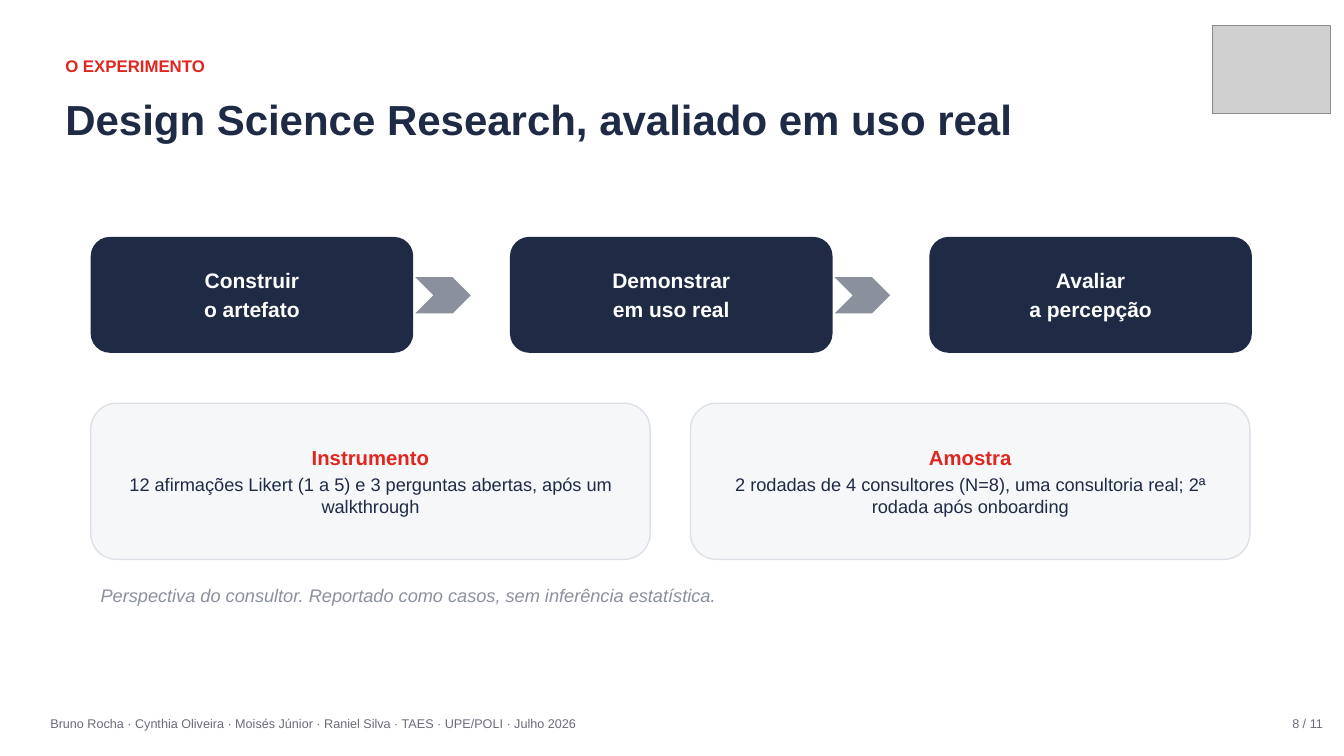
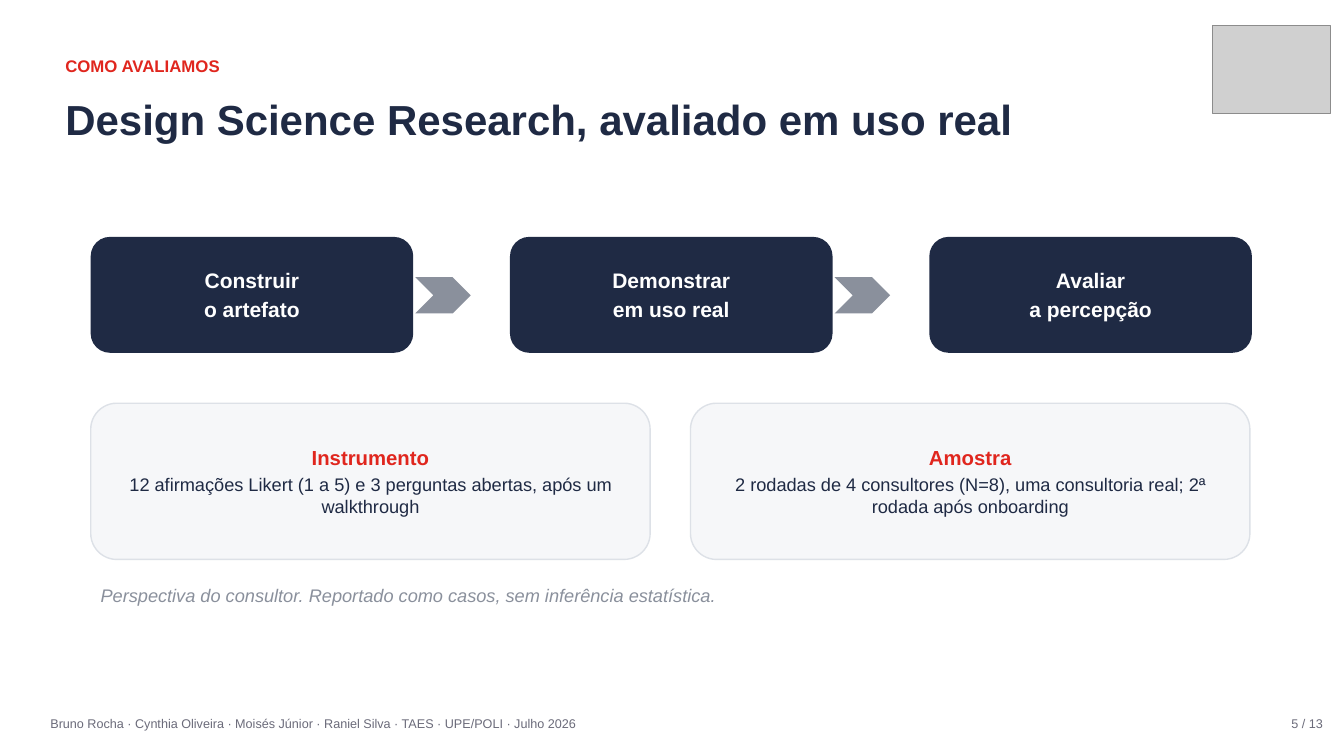
Before and after one commit to raniel90/obione, a slide deck: slide 5 of atividades/apresentacoes/ObiOne_Apresentacao_Final.pptx (slide 8 before the commit). Drawn at 1344x756 pixels with LibreOffice and Linux fonts; fonts in the diff are those of the drawing; grey boxes stand for pictures. Boxes give left, top, right and bottom in pixels: in the first picture for what was removed or moved away, otherwise in the second. Text is boxed around its words. In the diff, an @@ line names an element or a change of style, - is before the commit and + after.

```diff
--- a/atividades/apresentacoes/ObiOne_Apresentacao_Final.pptx
+++ b/atividades/apresentacoes/ObiOne_Apresentacao_Final.pptx
@@ text at <box>65,60,220,72</box>: text changed @@
-O EXPERIMENTO
+COMO AVALIAMOS
@@ text at <box>1291,719,1323,728</box>: text changed @@
-8 / 11
+5 / 13
```
Also in this commit, not shown: 8 other slides changed, 2 slides added, 1 other file.
